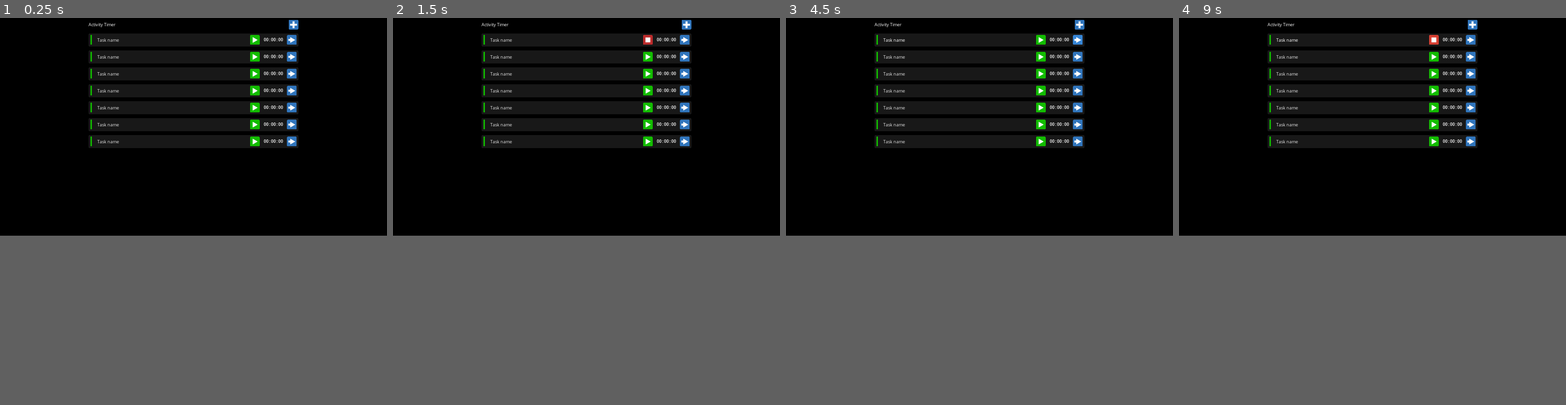
Above: before the commit, frames 1-4 (left to right).
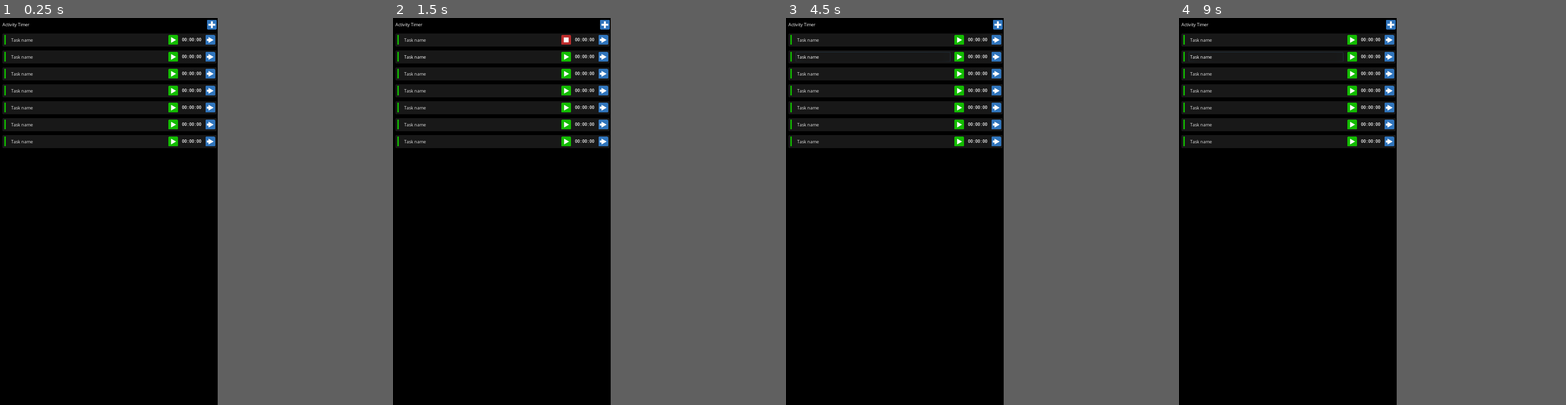
Above: after the commit, the same moments.

Repository: andrew-wilkes/godot-activity-timer
Game: Godot game, scene res://Main.tscn
The game is run twice, just before and just after one commit, with the same random seed, the same clock (stepped at 60 frames per second) and the same inputs.
Inputs (mouse positions are in pixels of both pictures, inside the frame that each line leads up to; where the layout moved, square brackets give the same spot in the first picture):
- Up to frame 1 (0.25 s): no input
- Up to frame 2 (1.5 s): click (648, 41) at 0.52 s; click (702, 29) at 1.27 s
- Up to frame 3 (4.5 s): click (1161, 21) [1080, 25] at 2 s; click "Task name" at 2.75 s; click (1095, 29) [1041, 41] at 3.5 s; click (1076, 41) at 4.27 s
- Up to frame 4 (9 s): click (1554, 21) [1473, 25] at 5 s; click "Task name" at 5.75 s; click (1469, 41) at 6.52 s; click (1554, 21) [1473, 25] at 7.25 s; click "Task name" at 8 s; click (1434, 41) at 8.77 s
In our replay, the window is 800x450 before the commit and 450x800 after it. These sizes can differ from the game's own. Grey fills any space a smaller window leaves; there, only what the larger window draws over its background counts as a difference.

The runs differ from the first frame. In frame 1, 2.8% of the frame differs, in the area x 0-78%, y 0-34%; in frame 2, 2.8%; in frame 3, 3.0%; in frame 4, 3.0%.

Commit message:
Set project test screen width/height to 1080

Diff:
--- a/src/ActivityView.tscn
+++ b/src/ActivityView.tscn
@@ -31,7 +31,7 @@
 }
 
 [node name="Menu" type="HBoxContainer" parent="."]
-margin_right = 1920.0
+margin_right = 1080.0
 margin_bottom = 48.0
 custom_constants/separation = 20
 
@@ -44,15 +44,15 @@
 
 [node name="Title" type="LineEdit" parent="Menu"]
 margin_left = 68.0
-margin_right = 1524.0
+margin_right = 684.0
 margin_bottom = 48.0
 size_flags_horizontal = 3
 custom_fonts/font = ExtResource( 2 )
 text = "Enter name of activity"
 
 [node name="Start" type="TextureButton" parent="Menu"]
-margin_left = 1544.0
-margin_right = 1592.0
+margin_left = 704.0
+margin_right = 752.0
 margin_bottom = 48.0
 hint_tooltip = "Start timer"
 texture_normal = ExtResource( 16 )
@@ -60,8 +60,8 @@
 texture_hover = ExtResource( 17 )
 
 [node name="Stop" type="TextureButton" parent="Menu"]
-margin_left = 1612.0
-margin_right = 1660.0
+margin_left = 772.0
+margin_right = 820.0
 margin_bottom = 48.0
 hint_tooltip = "Stop timer"
 texture_normal = ExtResource( 14 )
@@ -72,8 +72,8 @@
 }
 
 [node name="Reset" type="TextureButton" parent="Menu"]
-margin_left = 1680.0
-margin_right = 1728.0
+margin_left = 840.0
+margin_right = 888.0
 margin_bottom = 48.0
 hint_tooltip = "Reset time"
 texture_normal = ExtResource( 8 )
@@ -81,12 +81,12 @@
 texture_hover = ExtResource( 6 )
 
 [node name="TimeDisplay" parent="Menu" instance=ExtResource( 13 )]
-margin_left = 1748.0
-margin_right = 1852.0
+margin_left = 908.0
+margin_right = 1012.0
 
 [node name="Home" type="TextureButton" parent="Menu"]
-margin_left = 1872.0
-margin_right = 1920.0
+margin_left = 1032.0
+margin_right = 1080.0
 margin_bottom = 48.0
 hint_tooltip = "Back to list"
 texture_normal = ExtResource( 3 )
@@ -107,30 +107,30 @@
 
 [node name="NotesLabel" type="Label" parent="."]
 margin_top = 68.0
-margin_right = 1920.0
+margin_right = 1080.0
 margin_bottom = 99.0
 custom_fonts/font = ExtResource( 2 )
 text = "Notes"
 
 [node name="Notes" type="TextEdit" parent="."]
 margin_top = 119.0
-margin_right = 1920.0
-margin_bottom = 1012.0
+margin_right = 1080.0
+margin_bottom = 1852.0
 size_flags_vertical = 3
 
 [node name="Footer" type="HBoxContainer" parent="."]
-margin_top = 1032.0
-margin_right = 1920.0
-margin_bottom = 1080.0
+margin_top = 1872.0
+margin_right = 1080.0
+margin_bottom = 1920.0
 
 [node name="Spacer" type="Control" parent="Footer"]
-margin_right = 1868.0
+margin_right = 1028.0
 margin_bottom = 48.0
 size_flags_horizontal = 3
 
 [node name="Delete" type="TextureButton" parent="Footer"]
-margin_left = 1872.0
-margin_right = 1920.0
+margin_left = 1032.0
+margin_right = 1080.0
 margin_bottom = 48.0
 hint_tooltip = "Delete activity"
 texture_normal = ExtResource( 10 )
--- a/src/ColorGridPanel.tscn
+++ b/src/ColorGridPanel.tscn
@@ -11,8 +11,10 @@
 script = ExtResource( 2 )
 
 [node name="Grid" type="GridContainer" parent="."]
-margin_right = 1205.0
-margin_bottom = 692.0
+margin_left = 4.0
+margin_top = 4.0
+margin_right = 1916.0
+margin_bottom = 1076.0
 custom_constants/vseparation = 5
 custom_constants/hseparation = 5
 columns = 4
--- a/src/Main.tscn
+++ b/src/Main.tscn
@@ -13,14 +13,14 @@
 }
 
 [node name="sp1" type="Control" parent="."]
-margin_right = 427.0
-margin_bottom = 1080.0
+margin_bottom = 1920.0
 size_flags_horizontal = 3
 
 [node name="M" type="MarginContainer" parent="."]
-margin_left = 431.0
-margin_right = 1489.0
-margin_bottom = 1080.0
+margin_left = 4.0
+margin_right = 1084.0
+margin_bottom = 1920.0
+rect_min_size = Vector2( 1080, 0 )
 custom_constants/margin_right = 9
 custom_constants/margin_top = 9
 custom_constants/margin_left = 9
@@ -30,17 +30,20 @@
 }
 
 [node name="ActivityList" parent="M" instance=ExtResource( 2 )]
+margin_right = 1071.0
+margin_bottom = 1911.0
 
 [node name="Activity" parent="M" instance=ExtResource( 3 )]
+visible = false
 anchor_right = 0.0
 anchor_bottom = 0.0
 margin_left = 9.0
 margin_top = 9.0
-margin_right = 1049.0
-margin_bottom = 1071.0
+margin_right = 1071.0
+margin_bottom = 1911.0
 
 [node name="sp2" type="Control" parent="."]
-margin_left = 1493.0
-margin_right = 1920.0
-margin_bottom = 1080.0
+margin_left = 1088.0
+margin_right = 1088.0
+margin_bottom = 1920.0
 size_flags_horizontal = 3
--- a/src/project.godot
+++ b/src/project.godot
@@ -42,11 +42,14 @@
 
 [display]
 
-window/size/width=1920
-window/size/height=1080
+window/size/width=1080
+window/size/height=1920
+window/size/test_width=1080
+window/size/test_height=1080
 window/energy_saving/keep_screen_on=false
+window/handheld/orientation="portrait"
 window/stretch/mode="2d"
-window/stretch/aspect="keep"
+window/stretch/aspect="keep_width"
 
 [physics]
 
